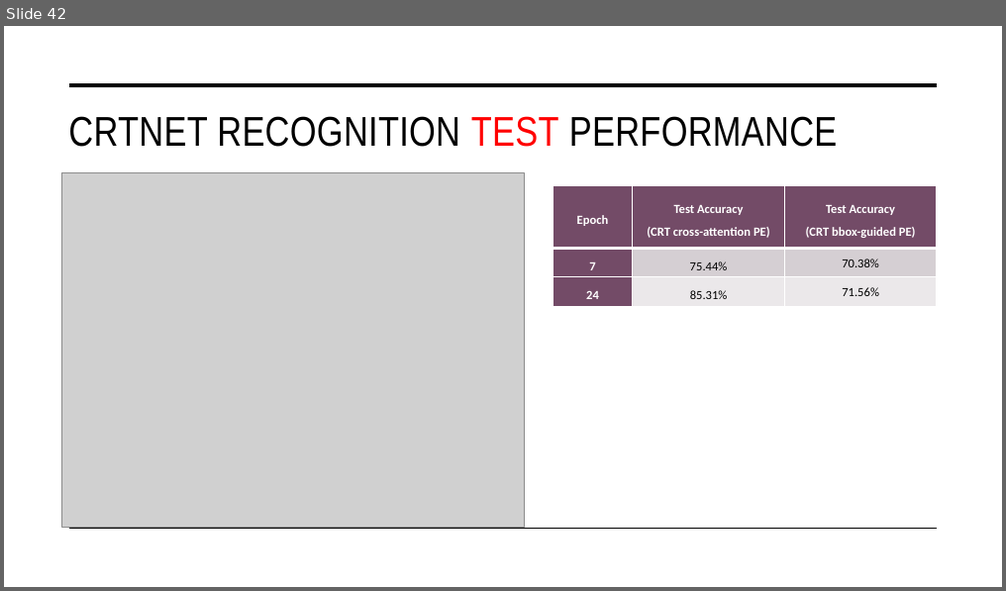
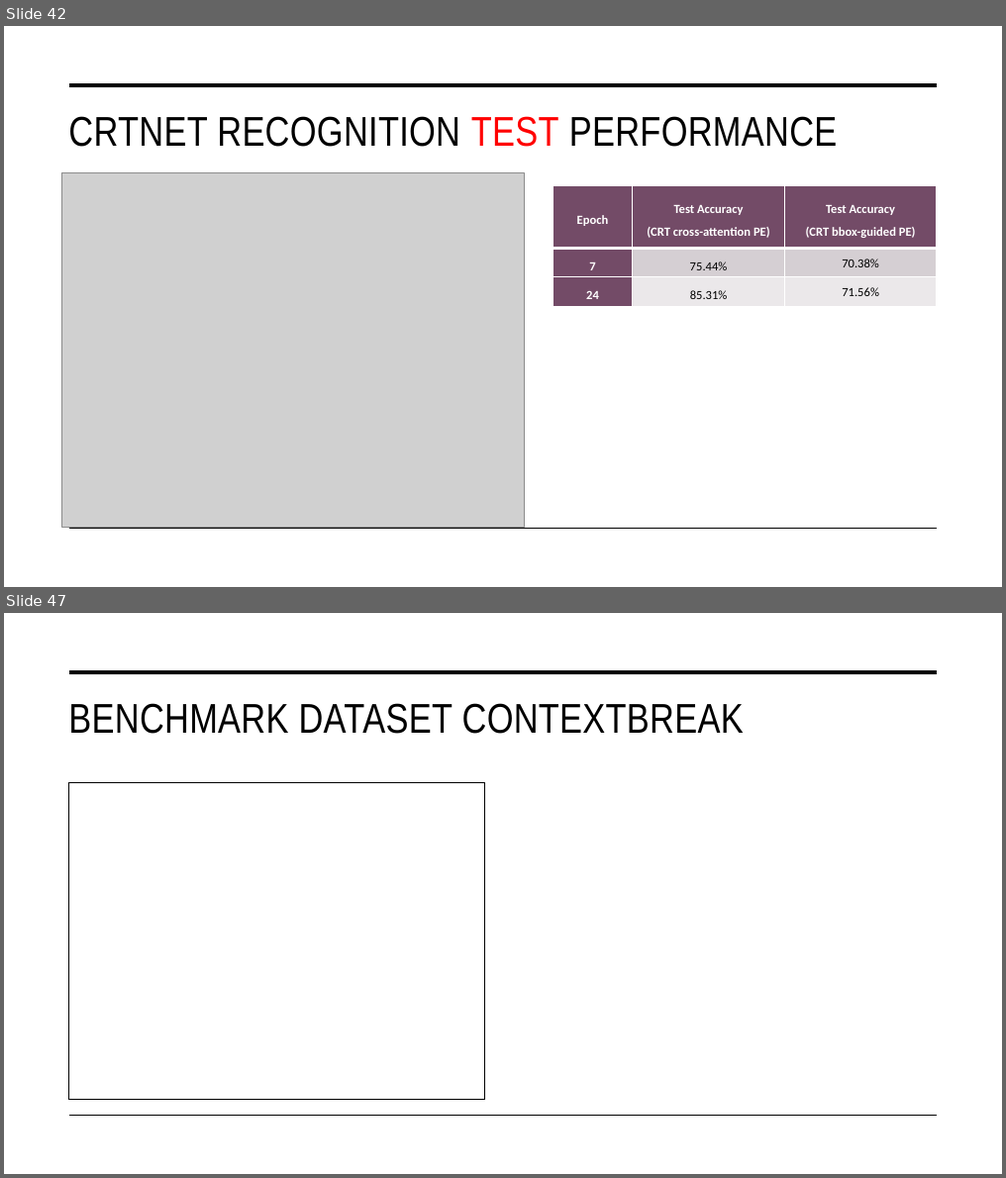
Before and after one commit to tuanisworkingonsomeprojects/TCT-visual-search, a slide deck: Presentation/FYP_NguyenTuan_Presentation.pptx. Shown one above the other, each under a label of ours: slide 42 before the commit, slides 42 and 47 after it; the slides between them are not shown. The pictures are 1006x591 and 1006x1178 pixels, drawn with LibreOffice and Linux fonts; fonts in the diff are those of the drawing; grey boxes stand for pictures. Boxes give left, top, right and bottom in pixels: in the first picture for what was removed or moved away, otherwise in the second. Text is boxed around its words. In the diff, an @@ line names an element or a change of style, - is before the commit and + after.

```diff
--- a/Presentation/FYP_NguyenTuan_Presentation.pptx
+++ b/Presentation/FYP_NguyenTuan_Presentation.pptx
@@ slide 47 added at bbox=[4, 613, 1002, 1174], background #FFFFFF; not listed: 2 template elements that a slide beside it also shows @@
@@ title added at bbox=[68, 703, 744, 734], 40 pt, text #000000 @@
+BENCHMARK DATASET CONTEXTBREAK
@@ rectangle added at bbox=[69, 783, 484, 1100], outline #000000 1 pt @@
```
Also in this commit, not shown: 5 other slides added, 2 slides removed, 1 other file.
